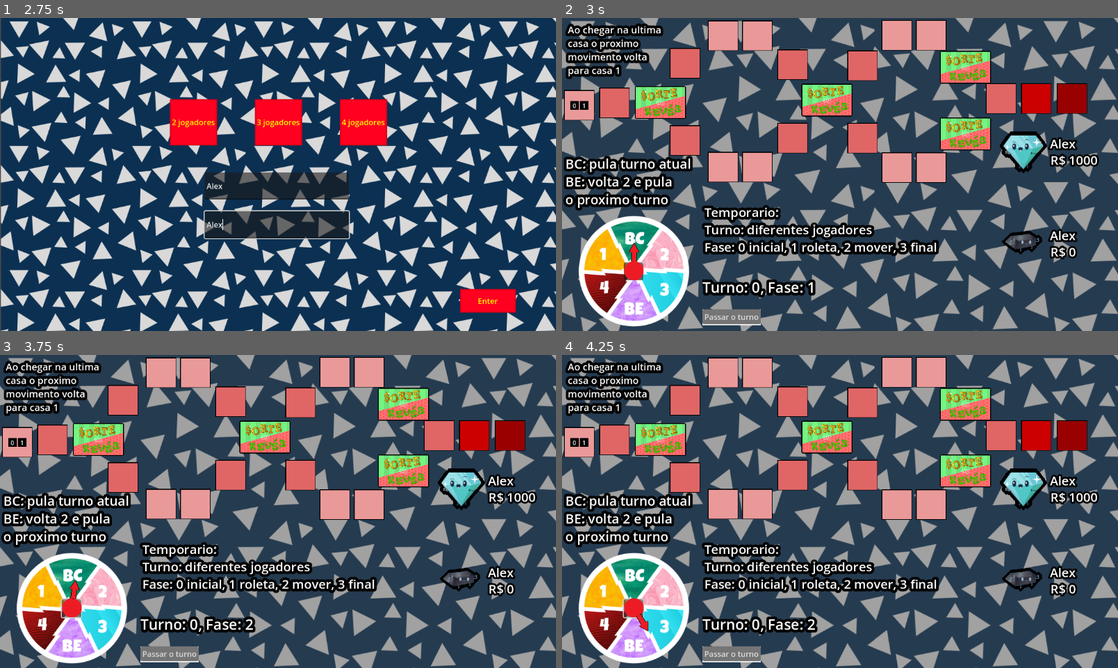
Above: before the commit, frames 1-4 (two rows, left to right).
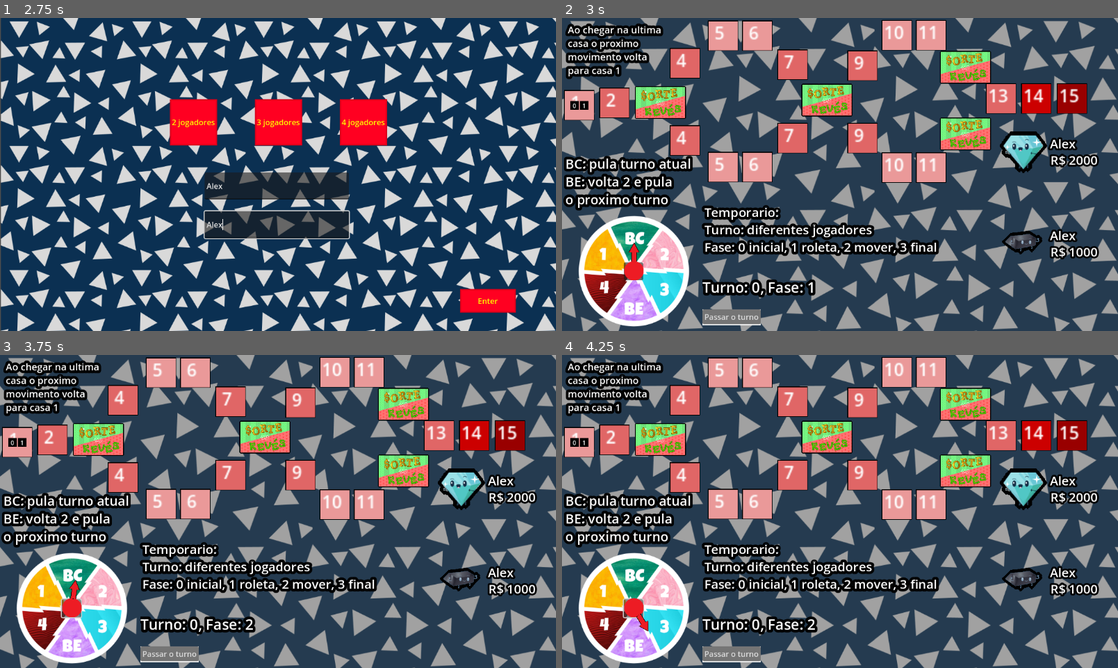
Above: after the commit, the same moments.

Repository: walo2/GameDev_ProjetoGeo
Game: Godot game, scene res://menu.tscn
Same seed, same stepped clock (60 frames per second), same inputs: the game is played once before the commit and once after it.
Inputs (mouse positions are in pixels of both pictures, inside the frame that each line leads up to):
- Up to frame 1 (2.75 s): click "INICIAR" at 0.5 s; click "2 jogadores" at 1.25 s; click (278, 187) at 2.02 s; type "Alex" at 2.1 s; click (278, 224) at 2.25 s; type "Alex" at 2.33 s
- Up to frame 2 (3 s): click "Enter" at 2.75 s
- Up to frame 3 (3.75 s): click (72, 608) at 3.52 s
- Up to frame 4 (4.25 s): no input

Frame 1 is identical in both runs. In frame 2, 1.2% of the frame differs, in the area x 1-97%, y 2-77%; in frame 3, 1.2%; in frame 4, 1.2%.

Commit message:
Correções nas ações e tabuleiro

Diff:
--- a/Kapitalistik/Tiles/tile_basic.gd
+++ b/Kapitalistik/Tiles/tile_basic.gd
@@ -18,6 +18,7 @@
 
 # Called when the node enters the scene tree for the first time.
 func _ready():
+	get_node("Label").text = str(idNumero)
 	if idNumero == 1:
 		GlobalData.TileInicial = self
 	bdColor.color = colorTile
@@ -38,6 +39,7 @@
 		if tileCerto == true:
 			playerObject.posicaoAtual = idNumero
 			playerObject.posicaoInicial = position
+			#Ações:
 			if(idNumero == 1):
 				Action.t1_inicio()
 			elif(idNumero == 2):
--- a/Kapitalistik/Tiles/tile_basic.tscn
+++ b/Kapitalistik/Tiles/tile_basic.tscn
@@ -49,5 +49,13 @@
 [node name="CollisionShape2D" type="CollisionShape2D" parent="Area2D"]
 shape = SubResource("RectangleShape2D_kknlp")
 
+[node name="Label" type="Label" parent="."]
+offset_left = -18.0
+offset_top = -22.0
+offset_bottom = 1.0
+scale = Vector2(1.5, 1.5)
+horizontal_alignment = 1
+vertical_alignment = 1
+
 [connection signal="area_shape_entered" from="Area2D" to="." method="_on_area_2d_area_shape_entered"]
 [connection signal="area_shape_exited" from="Area2D" to="." method="_on_area_2d_area_shape_exited"]
--- a/Kapitalistik/action.gd
+++ b/Kapitalistik/action.gd
@@ -17,7 +17,7 @@
 		for i in players.size():
 			if (i%2==0):
 				GlobalData.caminho[players[i]] = 1 #Diamante
-				GlobalData.player_money[players[i]] = 1000 * i
+				GlobalData.player_money[players[i]] = 1000 * (i+1)
 				print("Jogador ", players[i], " é Diamante, saldo = ", GlobalData.player_money[players[i]])
 				if diamante == 0:
 					diamante += 1
@@ -26,7 +26,7 @@
 					GlobalData.playerImagens[i] = load("res://Imgs/diamante2.png")
 			else:
 				GlobalData.caminho[players[i]] = 2 #Ferro
-				GlobalData.player_money[players[i]] = 1000 * i
+				GlobalData.player_money[players[i]] = 1000 * (i+1)
 				print("Jogador ", players[i], " é Ferro, saldo = ", GlobalData.player_money[players[i]])
 				if ferro == 0:
 					ferro += 1
@@ -39,88 +39,129 @@
 
 #2 - Venda da força de trabalho- Os jogadores 1 e 3- receberão 300$, Os jogadores 2 e 4 - receberão 200$.
 func t2_forca_de_trabalho(playerId):
+	print(" -> Casa 2, saldo inicial de ", playerId, ": ", GlobalData.player_money[playerId])
 	if (GlobalData.caminho[playerId] == 1): #Diamante
 		GlobalData.player_money[playerId] += 300
+		print("    ganhou 300, saldo final: ", GlobalData.player_money[playerId])
 	else: #Ferro
 		GlobalData.player_money[playerId] += 200
+		print("    ganhou 300, saldo final: ", GlobalData.player_money[playerId])
 
 #3, 8, 12 - Carta sorte ou revés. (quadro sorte revés)
 func t_sorte_ou_reves(playerId, num_sorteado):
 	#Determina se vai ser sorte ou revés
+	print(" -> Casa S ou R, saldo inicial de ", playerId, ": ", GlobalData.player_money[playerId])
 	var sorte = rng.randi_range(0,1)
 	if (sorte == 0): #sorte
+		print("  0 - Sorte")
 		if (num_sorteado == 1): #Consultoria de geoprocessamento
 			GlobalData.player_money[playerId] += 200
+			print("    1 - ganhou 200, saldo final: ", GlobalData.player_money[playerId])
 		elif (num_sorteado == 2): #Demissão sem justa causa - indenização trabalhista
 			GlobalData.player_money[playerId] += 500
+			print("    2 - ganhou 500, saldo final: ", GlobalData.player_money[playerId])
 		elif (num_sorteado == 3): #Valorização de suas ações na bolsa
 			GlobalData.player_money[playerId] += 200
+			print("    3 - ganhou 200, saldo final: ", GlobalData.player_money[playerId])
 		else: #Loteria do trabalhador
 			GlobalData.player_money[playerId] += 300
+			print("    4 - ganhou 300, saldo final: ", GlobalData.player_money[playerId])
 
 	else: #revés
-		if (num_sorteado == 1): #Foi entregar ifood e a moto quebrou
+		print("  1 - Revés")
+		if (num_sorteado == 1): #Foi entregar iFood e a moto quebrou
 			GlobalData.player_money[playerId] -= 200
+			print("    1 - perdeu 200, saldo final: ", GlobalData.player_money[playerId])
 		elif (num_sorteado == 2): #Você foi convidado a investir em bitcoin. Ocorreu uma desvalorização repentina da moeda virtual devido a sua volatilidade
 			GlobalData.player_money[playerId] -= 200
+			print("    2 - perdeu 200, saldo final: ", GlobalData.player_money[playerId])
 		elif (num_sorteado == 3): #Realizou um empréstimo bancário para pagar dívidas, porém houve atraso no pagamento e cobrança de juros
 			GlobalData.player_money[playerId] -= 100
+			print("    3 - perdeu 100, saldo final: ", GlobalData.player_money[playerId])
 		else: #Desvalorização de suas ações na bolsa
 			GlobalData.player_money[playerId] -= 200
+			print("    4 - perdeu 200, saldo final: ", GlobalData.player_money[playerId])
 
 #4 - Comprar casa
 func t4_comprar_casa(playerId):
+	print(" -> Casa 4, saldo inicial de ", playerId, ": ", GlobalData.player_money[playerId])
 	if (GlobalData.caminho[playerId] == 1): #Diamante
 		GlobalData.player_money[playerId] -= 5000
+		print("    perdeu 5000, saldo final: ", GlobalData.player_money[playerId])
 	else: #Ferro
 		GlobalData.player_money[playerId] -= 1500
+		print("    perdeu 1500, saldo final: ", GlobalData.player_money[playerId])
 
 #5 - Perguntas e respostas
 func t5_perguntas(playerId):
-	pass
+	print(" -> Casa 5, saldo inicial de ", playerId, ": ", GlobalData.player_money[playerId])
+	print("    NÃO IMPLEMENTADA, saldo inalterado: ", GlobalData.player_money[playerId])
 
 #6 - Formação Educacional Contínua
 func t6_formacao(playerId):
+	print(" -> Casa 6, saldo inicial de ", playerId, ": ", GlobalData.player_money[playerId])
 	if (GlobalData.caminho[playerId] == 1): #Diamante
 		GlobalData.player_money[playerId] -= 200
+		print("    perdeu 200, saldo final: ", GlobalData.player_money[playerId])
 	else: #Ferro
 		GlobalData.player_money[playerId] += 50
+		print("    ganhou 50, saldo final: ", GlobalData.player_money[playerId])
 
 #7 - Feira semanal
 func t7_feira(playerId):
+	print(" -> Casa 7, saldo inicial de ", playerId, ": ", GlobalData.player_money[playerId])
 	if (GlobalData.caminho[playerId] == 1): #Diamante
 		GlobalData.player_money[playerId] -= 250
+		print("    perdeu 250, saldo final: ", GlobalData.player_money[playerId])
 	else: #Ferro
-		GlobalData.player_money[playerId] += 150
+		GlobalData.player_money[playerId] -= 150
+		print("    perdeu 150, saldo final: ", GlobalData.player_money[playerId])
 
 #9 - Investimento na agricultura familiar
 func t9_agricultura(playerId):
+	print(" -> Casa 9, saldo inicial de ", playerId, ": ", GlobalData.player_money[playerId])
 	if (GlobalData.caminho[playerId] == 1): #Diamante
-		GlobalData.player_money[playerId] -= 200
+		GlobalData.player_money[playerId] += 10
+		print("    perdeu 10, saldo final: ", GlobalData.player_money[playerId])
 	else:
-		GlobalData.player_money[playerId] += 50
+		GlobalData.player_money[playerId] += 40
+		print("    ganhou 40, saldo final: ", GlobalData.player_money[playerId])
 
 #10 - Contratação de servico de saúde
 func t10_plano_de_saude(playerId):
+	print(" -> Casa 10, saldo inicial de ", playerId, ": ", GlobalData.player_money[playerId])
 	if (GlobalData.caminho[playerId] == 1): #Diamante
 		GlobalData.player_money[playerId] -= 200
+		print("    perdeu 200, saldo final: ", GlobalData.player_money[playerId])
 	#Ferro não ganha nem perde nesta casa
+	else:
+		print("    sem alteração, saldo final: ", GlobalData.player_money[playerId])
 
 #11 - Taxação de fortunas
 func t11_grandes_fortunas(playerId):
+	print(" -> Casa 11, saldo inicial de ", playerId, ": ", GlobalData.player_money[playerId])
 	if (GlobalData.caminho[playerId] == 1): #Diamante
-		GlobalData.player_money[playerId] -= int(0.2 * GlobalData.player_money[playerId])
+		var desconto = int(0.2 * GlobalData.player_money[playerId])
+		GlobalData.player_money[playerId] -= desconto
+		print("    perdeu ", desconto, " , saldo final: ", GlobalData.player_money[playerId])
 	else: #Ferro
-		GlobalData.player_money[playerId] -= int(0.1 * GlobalData.player_money[playerId])
+		var desconto = int(0.1 * GlobalData.player_money[playerId])
+		GlobalData.player_money[playerId] -= desconto
+		print("    perdeu ", desconto, " , saldo final: ", GlobalData.player_money[playerId])
 
 #13 - Renda básica universal
 func t13_renda_basica(playerId):
+	print(" -> Casa 13, saldo inicial de ", playerId, ": ", GlobalData.player_money[playerId])
 	GlobalData.player_money[playerId] += 400
+	print("    ganhou 400, saldo final: ", GlobalData.player_money[playerId])
 
 #14 - Recuperação ambiental
 func t14_recuperacao_ambiental(playerId):
+	print(" -> Casa 14, saldo inicial de ", playerId, ": ", GlobalData.player_money[playerId])
 	GlobalData.player_money[playerId] -= 200
-
+	print("    perdeu 200, saldo final: ", GlobalData.player_money[playerId])
 #15 - Férias
 func t15_ferias(playerId):
+	print(" -> Casa 15, saldo inicial de ", playerId, ": ", GlobalData.player_money[playerId])
 	GlobalData.player_money[playerId] += 100
+	print("    ganhou 100, saldo final: ", GlobalData.player_money[playerId])
